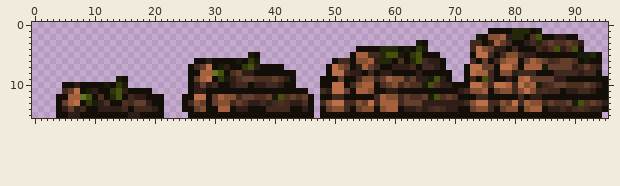
Sprite sheet -- content/Materials/Wood/resource.timber.png. That is the earlier state.
The file is 96x16 pixels. Colours within 5 levels of each other are drawn and written as one.
The result:
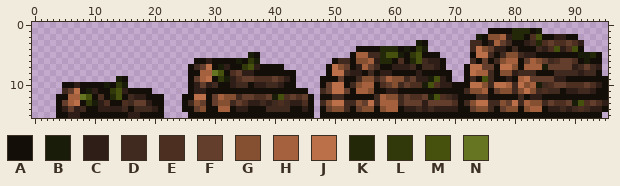
Palette (. is transparent): A #140e08  B #181c09  C #2f1e17  D #40291f  E #4d2f21  F #643e2d  G #854f32  H #a5613d  J #bc7049  K #232809  L #31390a  M #45510d  N #657522
The exact change:
Colour C becomes colour A in row 11 at x 71; in row 13 at x 71.
Colour D becomes colour C in row 14 at x 68.
Colour E becomes colour C in row 12 at x 70; in row 14 at x 67.
Colour F becomes colour D in row 12 at x 69.
Colour C becomes colour E in row 13 at x 70.
Colour A becomes colour F in row 10 at x 49.
Colour C becomes colour F in row 11 at x 49; in row 13 at x 66 to 69.
